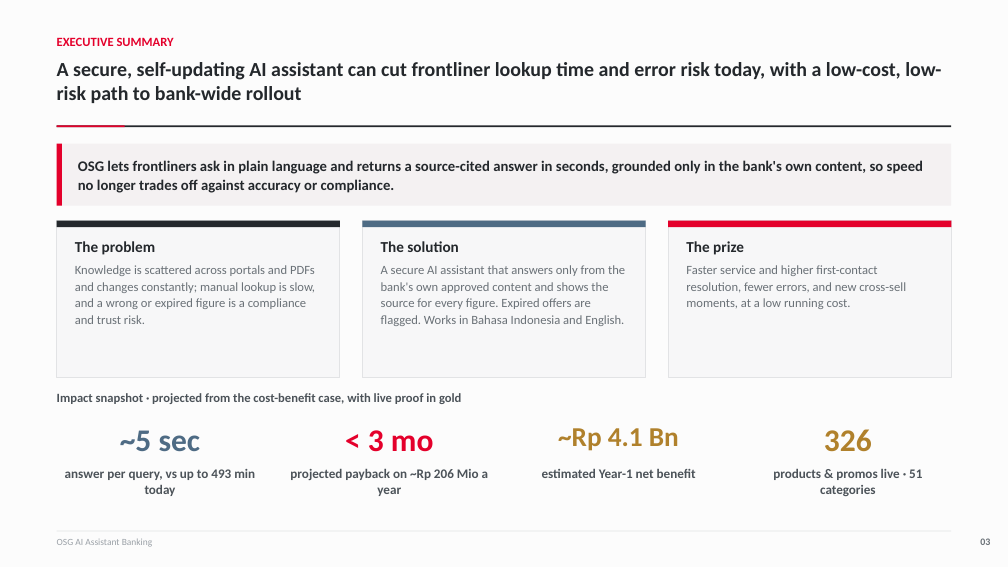
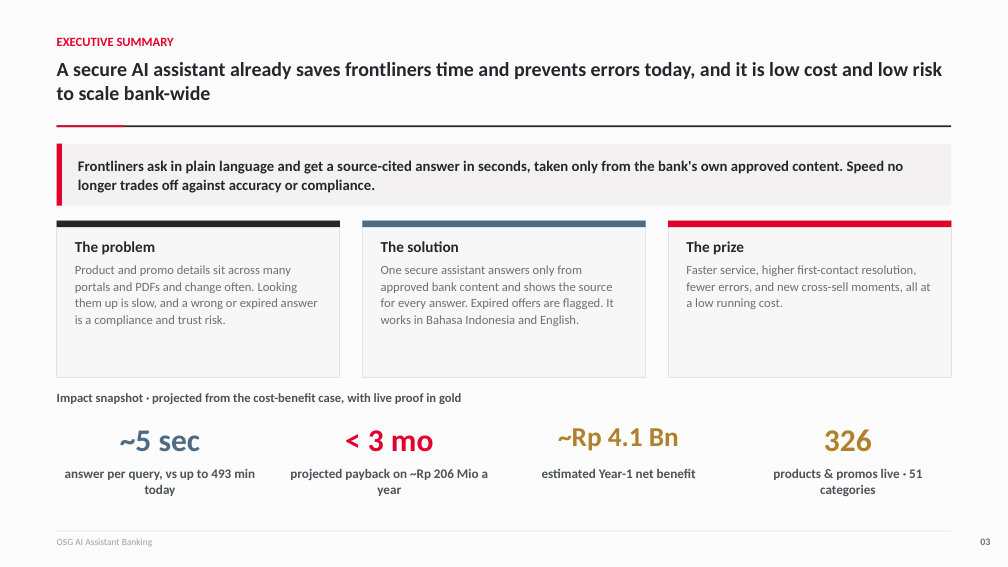
Before and after one commit to jago-data/cannot-blank, a slide deck: slide 3 of OSG-Smart-Guide.pptx. Drawn at 1008x567 pixels with LibreOffice and Linux fonts; fonts in the diff are those of the drawing. Boxes give left, top, right and bottom in pixels: in the first picture for what was removed or moved away, otherwise in the second. Text is boxed around its words. In the diff, an @@ line names an element or a change of style, - is before the commit and + after.

Commit message:
cover: white-dominant knowledge-graph, red + green accents, enlarged team photos, stats block removed; exec summary reworded

```diff
--- a/OSG-Smart-Guide.pptx
+++ b/OSG-Smart-Guide.pptx
@@ text at [57,62,942,100]: text changed @@
-A secure, self-updating AI assistant can cut frontliner lookup time and error risk today, with a low-cost, low-risk path to bank-wide rollout
+A secure AI assistant already saves frontliners time and prevents errors today, and it is low cost and low risk to scale bank-wide
@@ text at [78,160,904,193]: text changed @@
-OSG lets frontliners ask in plain language and returns a source-cited answer in seconds, grounded only in the bank's own content, so speed no longer trades off against accuracy or compliance.
+Frontliners ask in plain language and get a source-cited answer in seconds, taken only from the bank's own approved content. Speed no longer trades off against accuracy or compliance.
@@ text at [75,265,318,326]: text changed @@
-Knowledge is scattered across portals and PDFs and changes constantly; manual lookup is slow, and a wrong or expired figure is a compliance and trust risk.
+Product and promo details sit across many portals and PDFs and change often. Looking them up is slow, and a wrong or expired answer is a compliance and trust risk.
@@ text at [381,265,613,326]: text changed @@
-A secure AI assistant that answers only from the bank's own approved content and shows the source for every figure. Expired offers are flagged. Works in Bahasa Indonesia and English.
+One secure assistant answers only from approved bank content and shows the source for every answer. Expired offers are flagged. It works in Bahasa Indonesia and English.
@@ text at [686,265,931,309]: text changed @@
-Faster service and higher first-contact resolution, fewer errors, and new cross-sell moments, at a low running cost.
+Faster service, higher first-contact resolution, fewer errors, and new cross-sell moments, all at a low running cost.
```
Also in this commit, not shown: 1 other slide changed.
